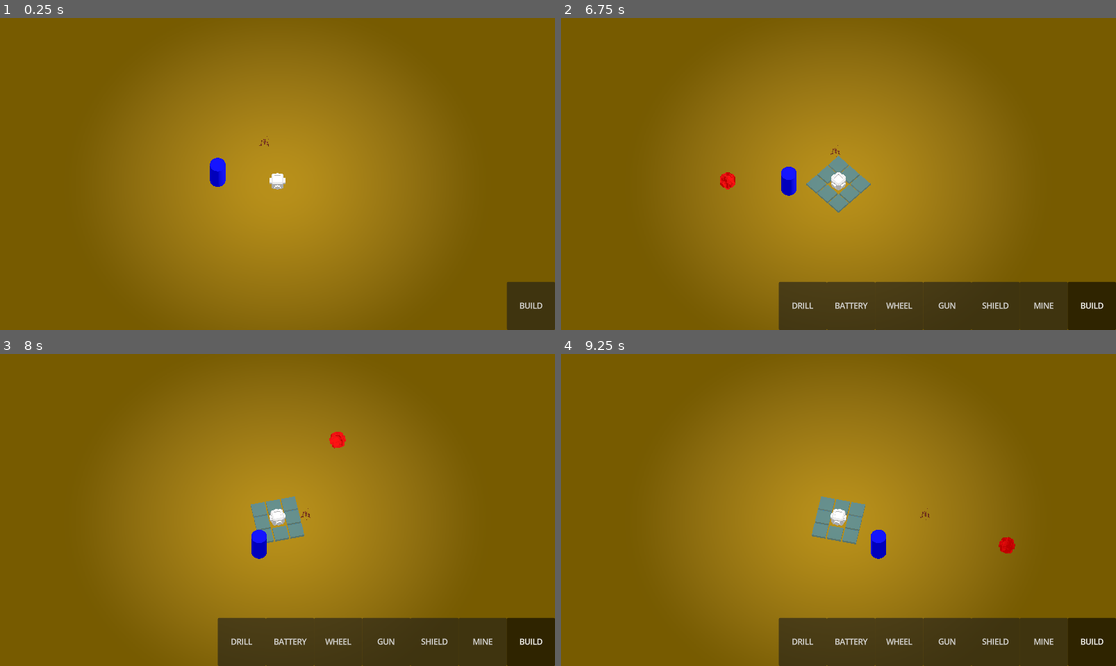
Above: before the commit, frames 1-4 (two rows, left to right).
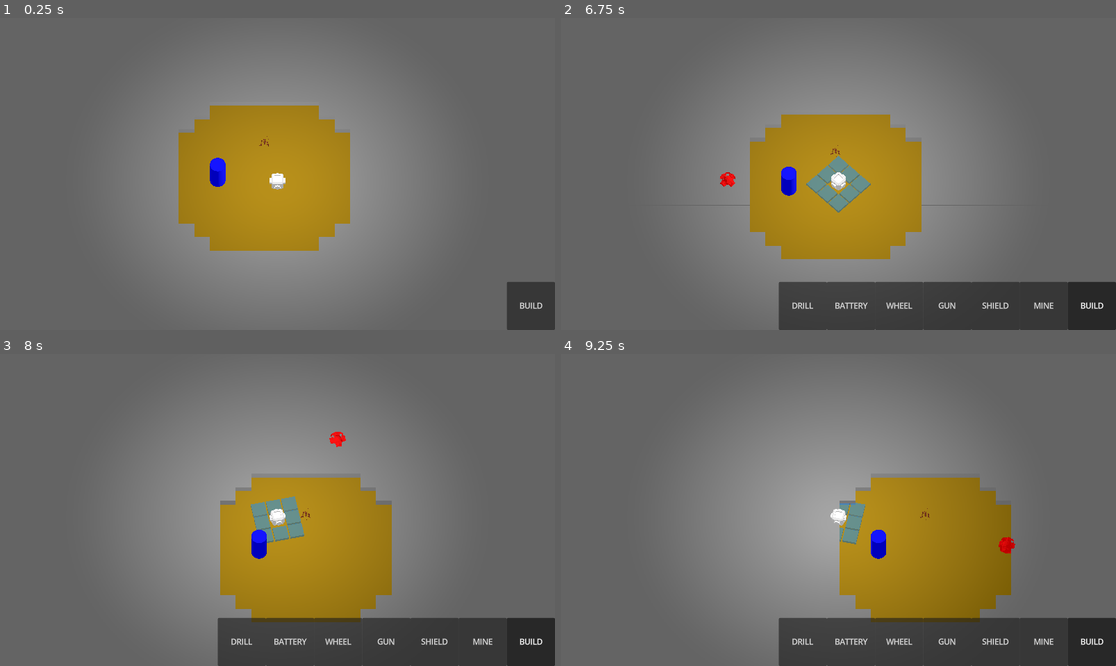
Above: after the commit, the same moments.

Repository: HedgeLizards/major
Game: Godot game, scene res://scenes/world.tscn
The game is run twice, just before and just after one commit, with the same random seed, the same clock (stepped at 60 frames per second) and the same inputs. This scene is started directly instead of the project's main scene.
Inputs (mouse positions are in pixels of both pictures, inside the frame that each line leads up to):
- Up to frame 1 (0.25 s): no input
- Up to frame 2 (6.75 s): click "BUILD" at 0.5 s; click "DRILL" at 1.25 s; click "BATTERY" at 2 s; click "WHEEL" at 2.75 s; click "GUN" at 3.5 s; click "SHIELD" at 4.25 s; click "MINE" at 5 s; tap Enter at 5.75 s; move the mouse to (960, 158) at 5.77 s; hold D (right) 5.78-6.53 s; click (960, 158) at 5.92 s; move the mouse to (727, 189) at 6.52 s; hold S (backward) from 6.53 s (still down)
- Up to frame 3 (8 s): move the mouse to (333, 441) at 7.27 s; release S (backward) at 7.28 s; hold D (right) from 7.28 s (still down)
- Up to frame 4 (9.25 s): move the mouse to (810, 572) at 8.02 s; release D (right) at 8.03 s; hold W (forward) 8.03-8.78 s; click (810, 572) at 8.17 s; move the mouse to (1005, 556) at 8.77 s; hold A (left) from 8.78 s (still down)

The runs differ from the first frame. In frame 1, 87% of the frame differs, in the area x 0-100%, y 0-100%; in frame 2, 87%; in frame 3, 87%; in frame 4, 87%.
Error in both runs: Attempt to call function 'dig' in base 'null instance' on a null instance. (res://code/Vehicle.gd:177)

Commit message:
Reattach Environment script

Diff:
--- a/scenes/world.tscn
+++ b/scenes/world.tscn
@@ -1,8 +1,9 @@
-[gd_scene load_steps=12 format=3 uid="uid://2irnh6o5hk08"]
+[gd_scene load_steps=13 format=3 uid="uid://2irnh6o5hk08"]
 
 [ext_resource type="Script" path="res://code/world.gd" id="1_kh57m"]
 [ext_resource type="PackedScene" uid="uid://n81gfvtb48yt" path="res://scenes/build_menu.tscn" id="2_8cdw3"]
 [ext_resource type="PackedScene" uid="uid://c6eg277q0xoij" path="res://scenes/pebbles.tscn" id="3_eww8l"]
+[ext_resource type="Script" path="res://code/Environment.gd" id="4_c36pg"]
 [ext_resource type="PackedScene" uid="uid://bm0ujyi38s287" path="res://scenes/music.tscn" id="4_ocrme"]
 [ext_resource type="AudioStream" uid="uid://da2f0n8xle5dh" path="res://audio/MUS_COMBAT.ogg" id="5_psfbw"]
 
@@ -55,6 +56,7 @@
 mesh_library = SubResource("MeshLibrary_l5dm3")
 
 [node name="Environment" type="Node3D" parent="."]
+script = ExtResource("4_c36pg")
 
 [node name="Music" parent="." instance=ExtResource("4_ocrme")]
 stream = ExtResource("5_psfbw")
